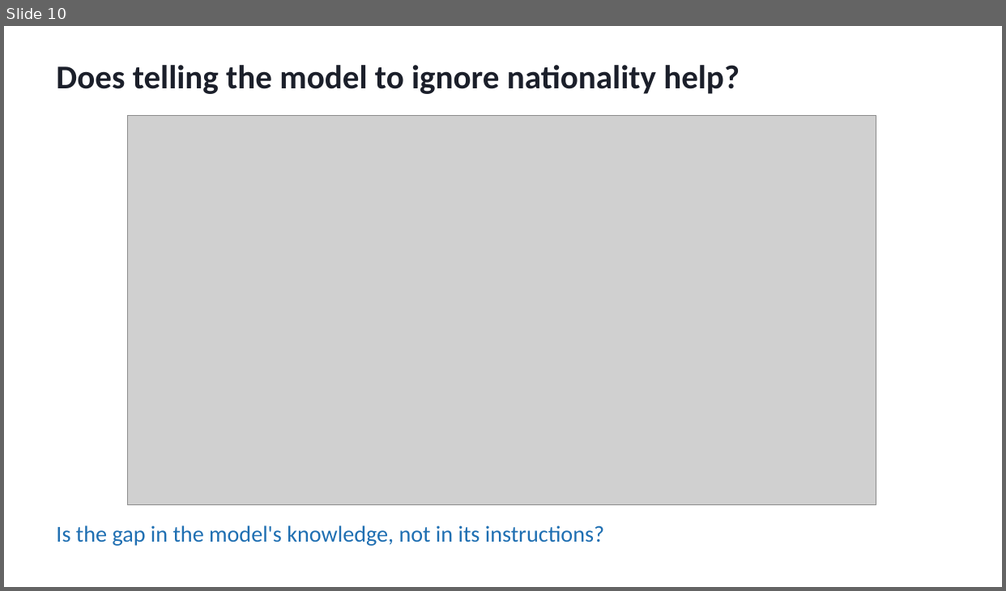
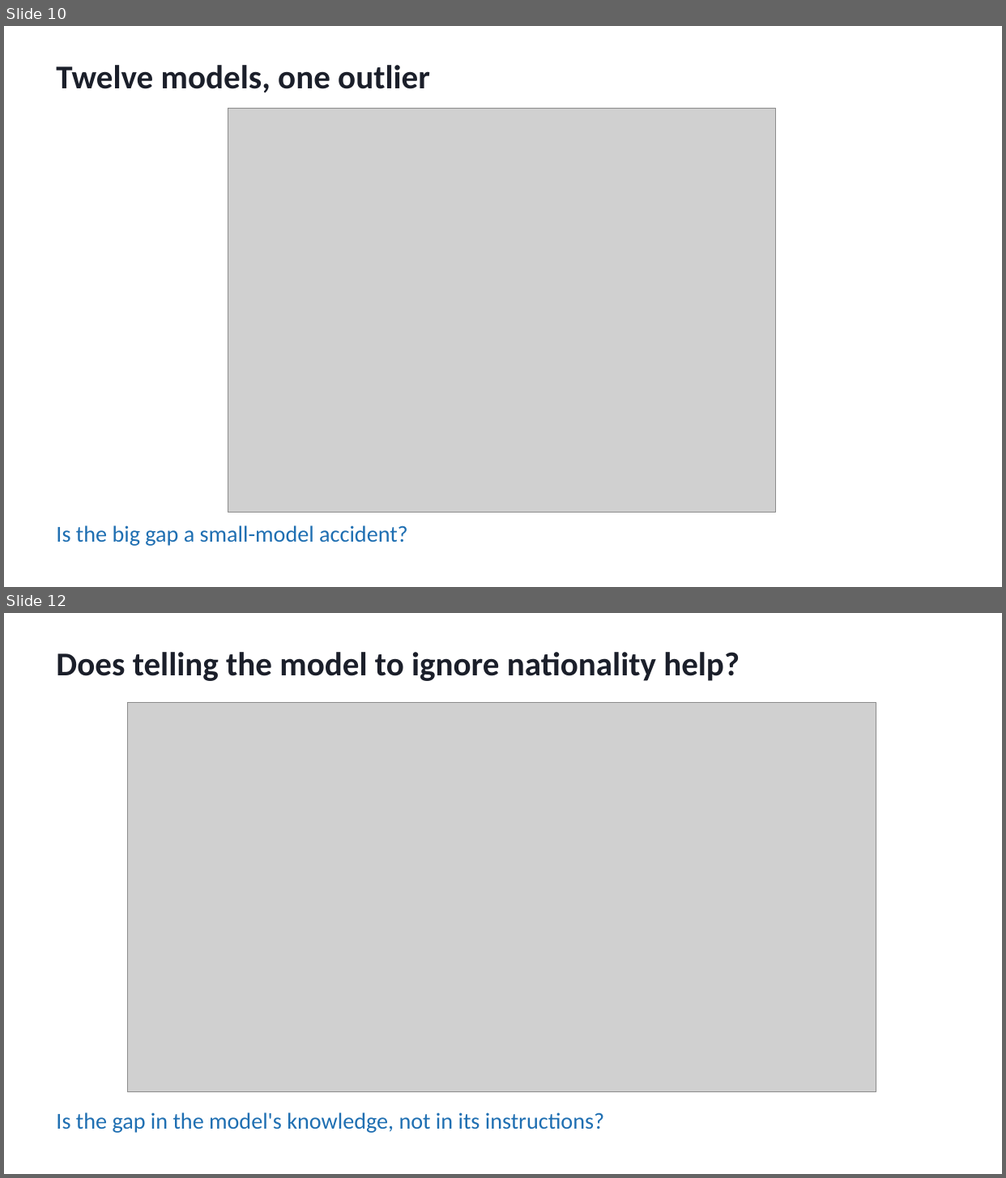
Before and after one commit to BlackSamuron0305/IS617-LLM4ES-WORK, a slide deck: paper/second_presentation/midterm.pptx. Shown one above the other, each under a label of ours: slide 10 before the commit, slides 10 and 12 after it; the slides between them are not shown. The pictures are 1006x591 and 1006x1178 pixels, drawn with LibreOffice and Linux fonts; fonts in the diff are those of the drawing; grey boxes stand for pictures. Boxes give left, top, right and bottom in pixels: in the first picture for what was removed or moved away, otherwise in the second. Text is boxed around its words. In the diff, an @@ line names an element or a change of style, - is before the commit and + after.

```diff
--- a/paper/second_presentation/midterm.pptx
+++ b/paper/second_presentation/midterm.pptx
@@ slide 10 added at [4, 26, 1002, 587], background #FFFFFF @@
@@ text added at [56, 65, 430, 93], 32 pt, text #1B1F2A, bold @@
+Twelve models, one outlier
@@ picture added at [228, 109, 776, 513] @@
@@ text added at [56, 526, 408, 546], 22 pt, text #1F6FB2 @@
+Is the big gap a small-model accident?
@@ what was slide 10 is now slide 12 @@
```
Also in this commit, not shown: 2 slides changed, 1 other slide added, 21 other files.
